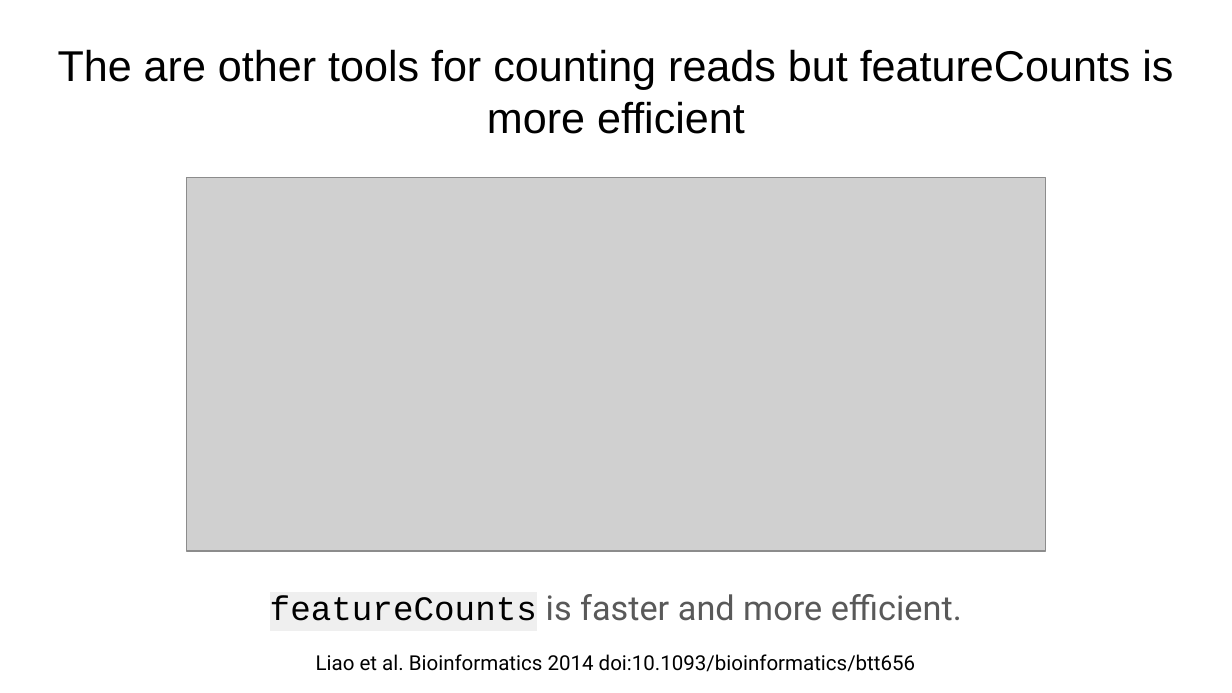
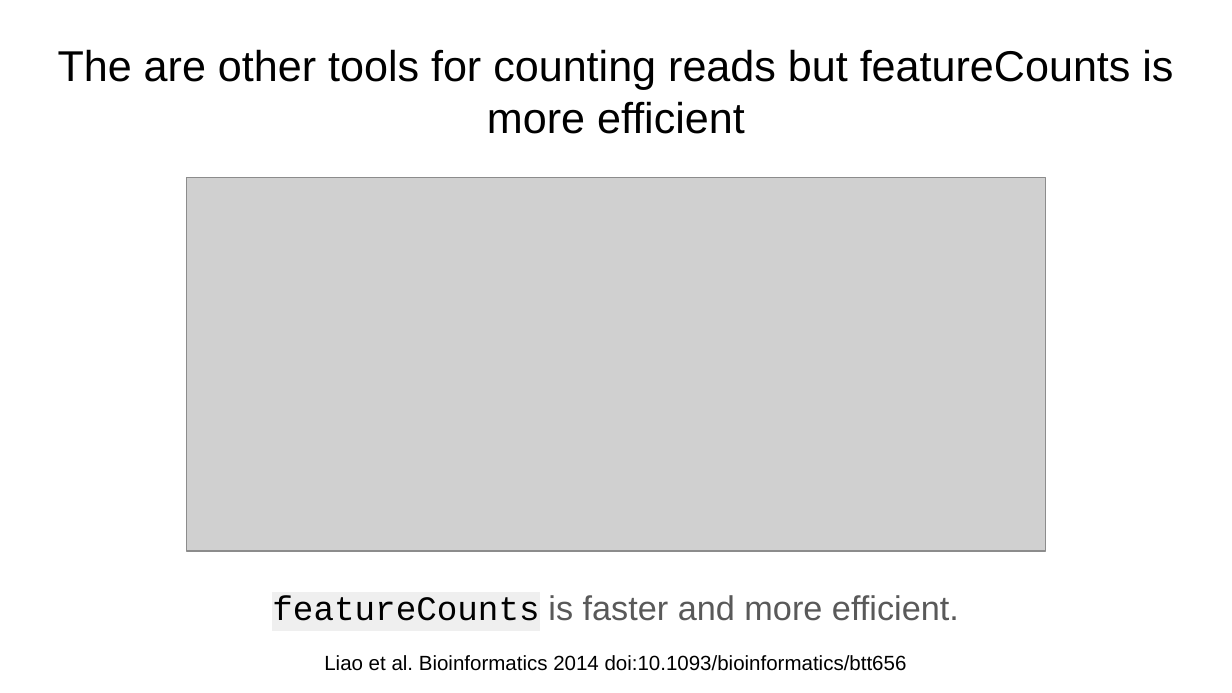
Before and after one commit to Dowell-Lab/srworkshop, a slide deck: slide 5 of projectB/day07/slides/Day7_slides.pptx. Drawn at 1232x693 pixels with LibreOffice and Linux fonts; fonts in the diff are those of the drawing; grey boxes stand for pictures. Boxes give left, top, right and bottom in pixels: in the first picture for what was removed or moved away, otherwise in the second. Text is boxed around its words. In the diff, an @@ line names an element or a change of style, - is before the commit and + after.

```diff
--- a/projectB/day07/slides/Day7_slides.pptx
+++ b/projectB/day07/slides/Day7_slides.pptx
@@ text "featureCounts is faster and more ..." at (272,595,959,621): font Roboto to Arial in "is faster and more efficient." @@
@@ text "Liao et al. Bioinformatics 2014 ..." at (324,655,907,671): font Roboto to Arial @@
```
Also in this commit, not shown: 2 other slides changed, 7 other files.
